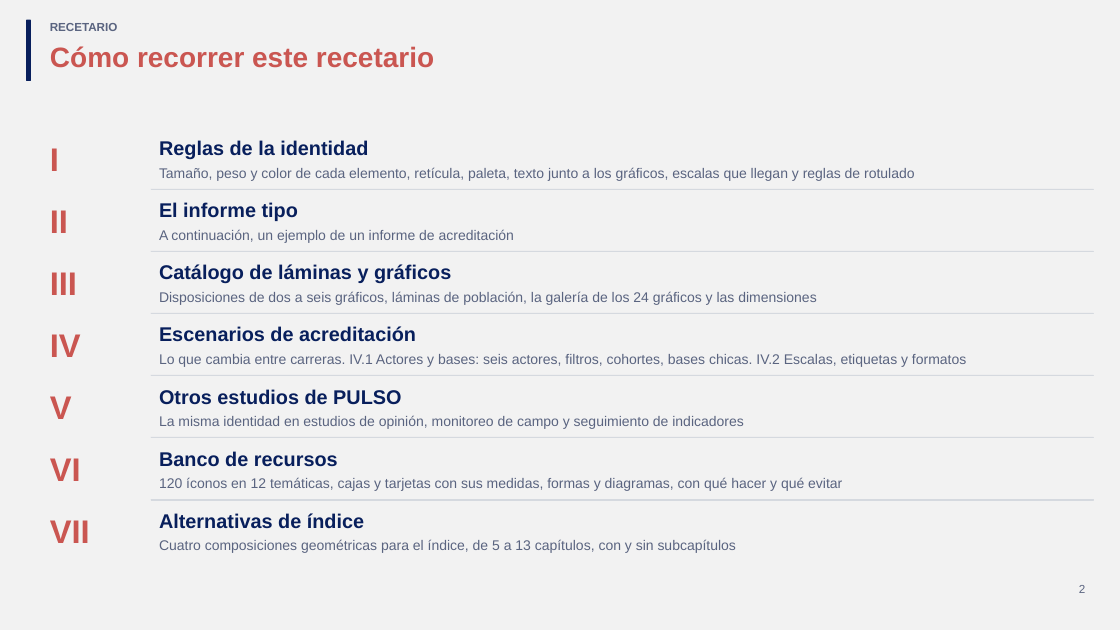
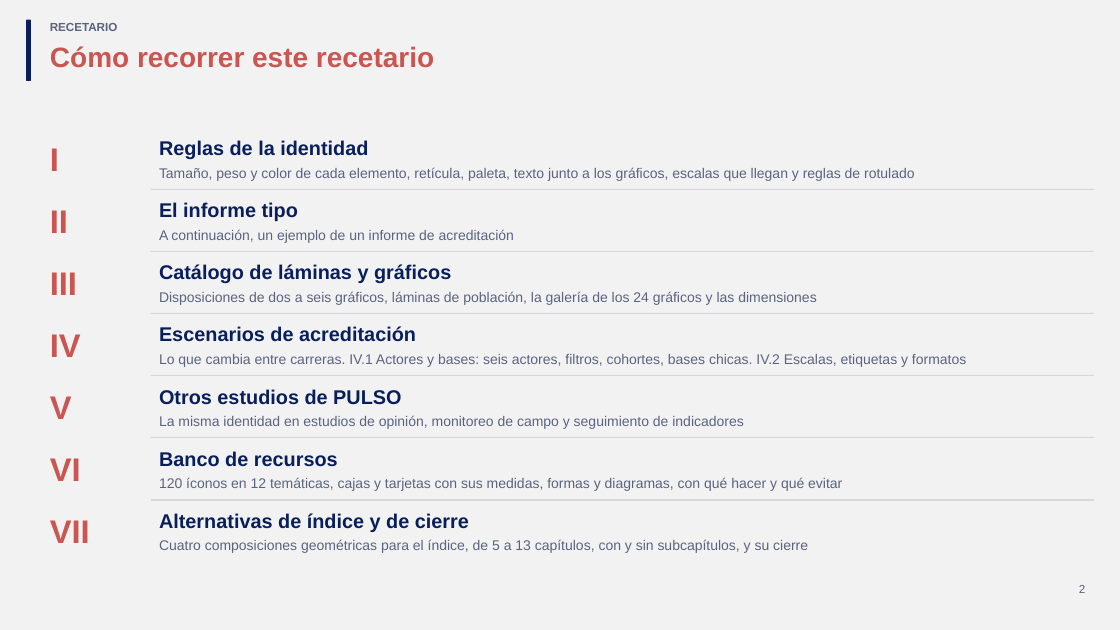
Before and after one commit to GonzaloAlmendariz/prosecnur-app, a slide deck: slide 2 of docs/qa/motor-ppt-2026-10-06/4-recetario/recetario-moderna.pptx. Drawn at 1120x630 pixels with LibreOffice and Linux fonts; fonts in the diff are those of the drawing; background and template pictures are left out. Boxes give left, top, right and bottom in pixels: in the first picture for what was removed or moved away, otherwise in the second. Text is boxed around its words. In the diff, an @@ line names an element or a change of style, - is before the commit and + after.

```diff
--- a/docs/qa/motor-ppt-2026-10-06/4-recetario/recetario-moderna.pptx
+++ b/docs/qa/motor-ppt-2026-10-06/4-recetario/recetario-moderna.pptx
@@ text at bbox=[159, 539, 808, 553]: text changed @@
-Cuatro composiciones geométricas para el índice, de 5 a 13 capítulos, con y sin subcapítulos
+Cuatro composiciones geométricas para el índice, de 5 a 13 capítulos, con y sin subcapítulos, y su cierre
@@ text at bbox=[159, 513, 469, 532]: text changed @@
-Alternativas de índice
+Alternativas de índice y de cierre
```
Also in this commit, not shown: 15 other slides changed, 4 slides added, 11 other files.
